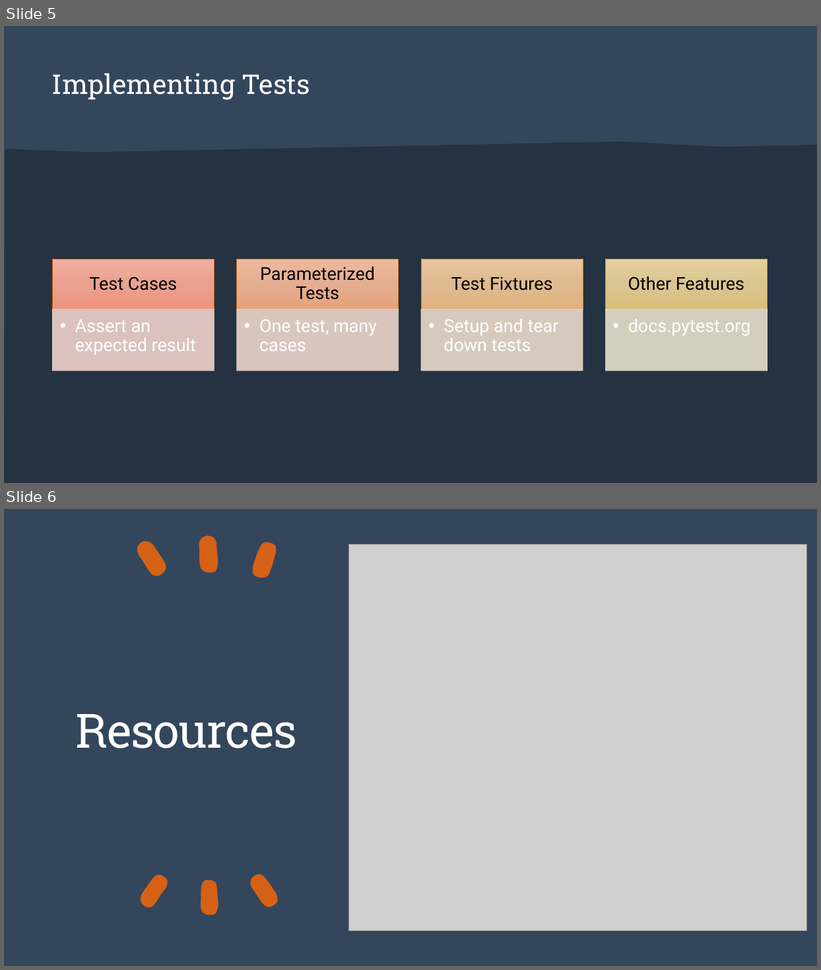
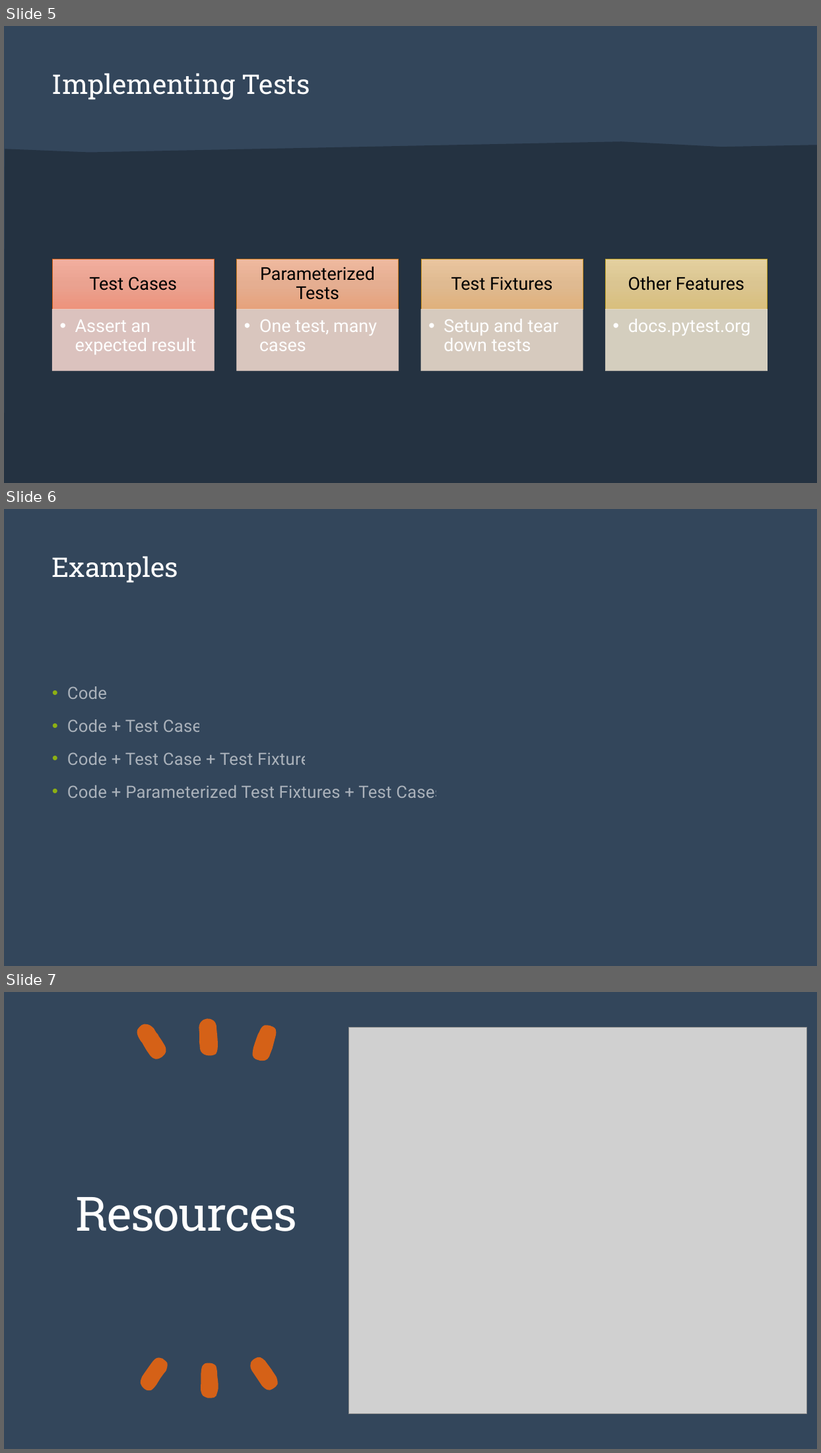
Before and after one commit to hc-sc-ocdo-bdpd/testing-demo, a slide deck: UnitTestingInPython.pptx. Shown one above the other, each under a label of ours: slides 5 and 6 before the commit, slides 5, 6 and 7 after it. The pictures are 821x970 and 821x1453 pixels, drawn with LibreOffice and Linux fonts; fonts in the diff are those of the drawing; grey boxes stand for pictures. Boxes give left, top, right and bottom in pixels: in the first picture for what was removed or moved away, otherwise in the second. Text is boxed around its words. In the diff, an @@ line names an element or a change of style, - is before the commit and + after.

Commit message:
updating slides

```diff
--- a/UnitTestingInPython.pptx
+++ b/UnitTestingInPython.pptx
@@ slide 6 added at box(4, 509, 817, 966), background #243241 @@
@@ rectangle added at box(4, 509, 817, 966), fill #33465B @@
@@ title added at box(52, 556, 178, 583), 32 pt, text #FFFFFF @@
+Examples
@@ text added at box(67, 687, 444, 798), 20 pt, text #FFFFFF at 58% opacity @@
+• Code
+• Code + Test Case
+• Code + Test Case + Test Fixture
+• Code + Parameterized Test Fixtures + Test Cases
@@ what was slide 6 is now slide 7 @@
```
